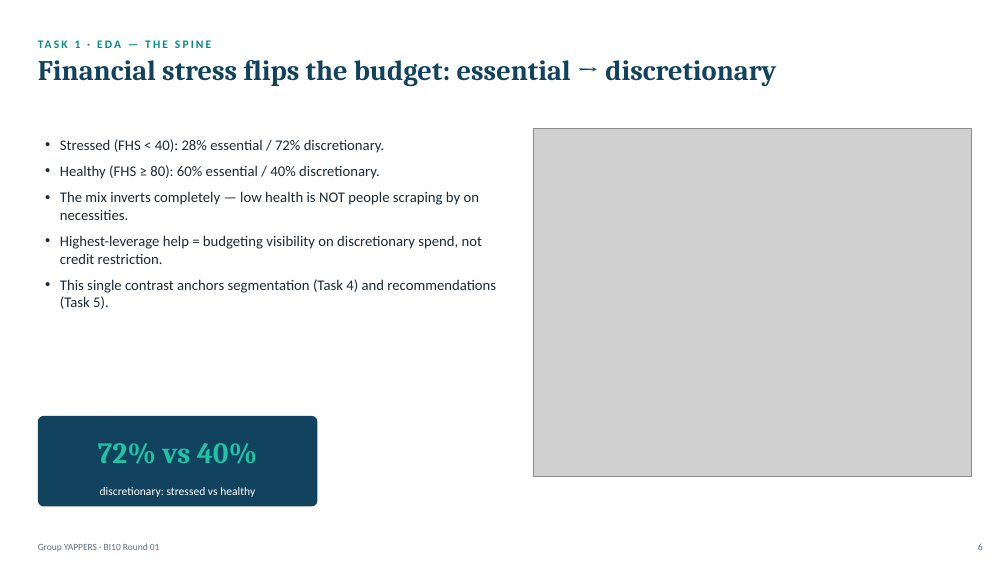
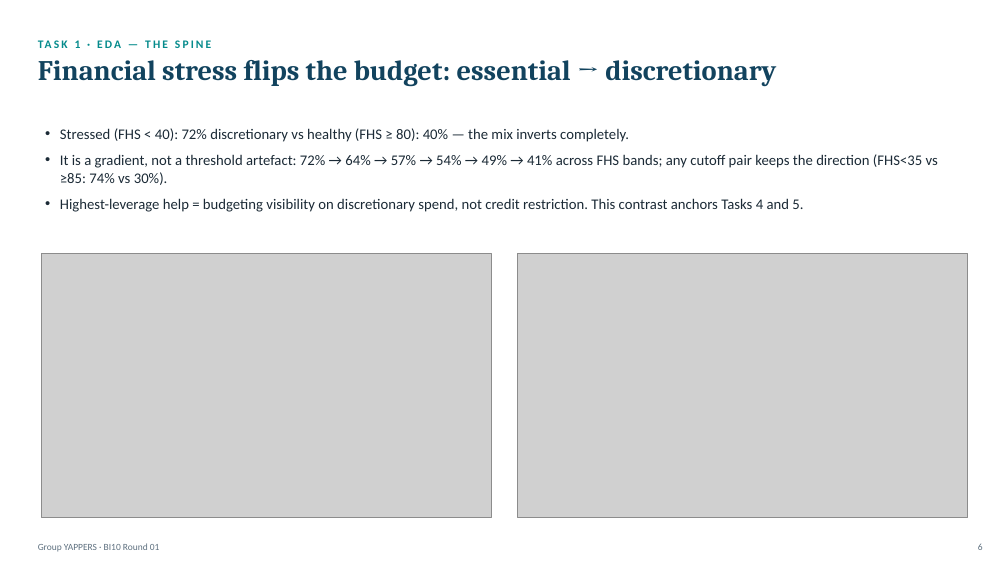
Before and after one commit to thanh-tai-435/BI10GroupYAPPERS, a slide deck: slide 6 of draft/YAPPERS_BI10_R01.pptx. Drawn at 1008x567 pixels with LibreOffice and Linux fonts; fonts in the diff are those of the drawing; grey boxes stand for pictures. Boxes give left, top, right and bottom in pixels: in the first picture for what was removed or moved away, otherwise in the second. Text is boxed around its words. In the diff, an @@ line names an element or a change of style, - is before the commit and + after.

```diff
--- a/draft/YAPPERS_BI10_R01.pptx
+++ b/draft/YAPPERS_BI10_R01.pptx
@@ text at [60, 128, 938, 212]: text changed @@
-• Stressed (FHS < 40): 28% essential / 72% discretionary.
-• Healthy (FHS ≥ 80): 60% essential / 40% discretionary.
-• The mix inverts completely — low health is NOT people scraping by on necessities.
-• Highest-leverage help = budgeting visibility on discretionary spend, not credit restriction.
-• This single contrast anchors segmentation (Task 4) and recommendations (Task 5).
+• Stressed (FHS < 40): 72% discretionary vs healthy (FHS ≥ 80): 40% — the mix inverts completely.
+• It is a gradient, not a threshold artefact: 72% → 64% → 57% → 54% → 49% → 41% across FHS bands; any cutoff pair keeps the direction (FHS<35 vs ≥85: 74% vs 30%).
+• Highest-leverage help = budgeting visibility on discretionary spend, not credit restriction. This contrast anchors Tasks 4 and 5.
@@ picture: place and size @@
-picture at [533, 129, 972, 476]
+picture at [42, 253, 492, 518]
@@ picture added at [518, 253, 968, 518] @@
@@ rounded rectangle removed at [38, 416, 318, 507] @@
@@ text removed at [98, 443, 258, 464] @@
-72% vs 40%
@@ text removed at [100, 487, 255, 497] @@
-discretionary: stressed vs healthy
```
Also in this commit, not shown: 12 other slides changed, 6 slides added, 2 slides removed, 25 other files.
